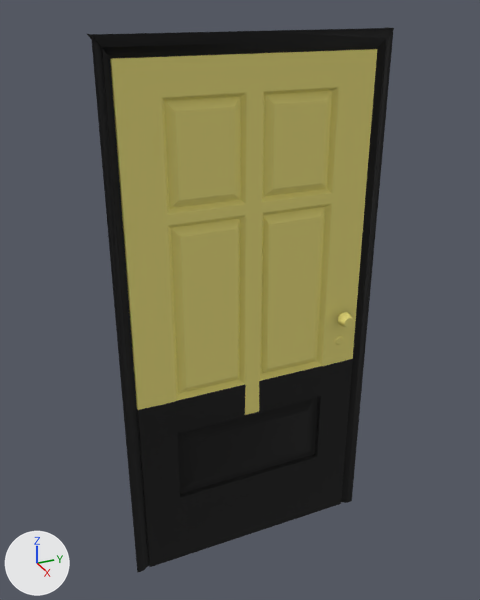
One commit to the Blender file Props/Door_B/Door_B.blend: the scene before it, then after it.
Before and after are seen from a 50 mm lens placed at (3.01, -1.43, 2.72), pointed at (-0.06, -0.05, 1.18). Lighting does not change. The marker at lower left points along +X, +Y and +Z.

Objects in the first picture: 'Door_B_01'.
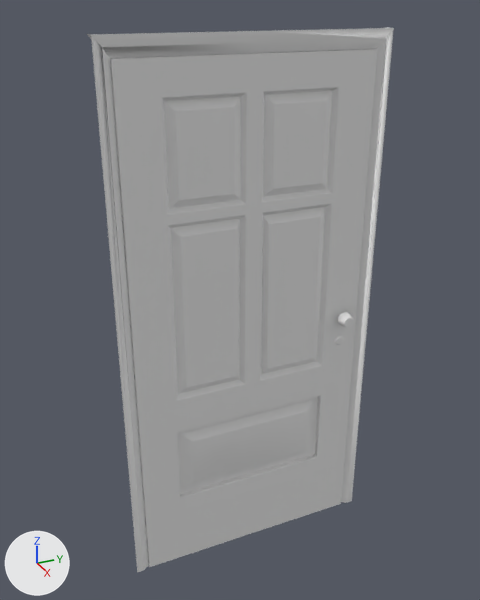
Boxes (x1, y1, x2, y2) around the edits, measured in the pictures (480 x 600 px):
part 1 of me_door_b, recoloured (yellow to white)
    both: (110, 49, 377, 415)
part 2 of me_door_b, recoloured (black to white)
    both: (87, 27, 394, 573)

What changed in the scene script:
```text
Add mat_material_test:
    mat_material_test = principled_material('Material_test')
    mat_material_test.base_color = (0.8, 0.8, 0.8)  # white #e7e7e7
    mat_material_test.specular_ior_level = 0.25
Change me_door_b:
    where me_door_b.from_pydata(...)  # 216 vertices, 174 faces; spans x -0.05..0.11, y -0.77..0.77, z -0.47..2.57
    used by ob_door_b_01; location = (0.0, 0.0, 0.0)
    me_door_b part 1: all 110 faces that had it switch from mat_yellow (yellow #e7dc80) to mat_material_test (white #e7e7e7)
    me_door_b part 2: all 64 faces that had it switch from mat_black (black #161616) to mat_material_test (white #e7e7e7)
```
